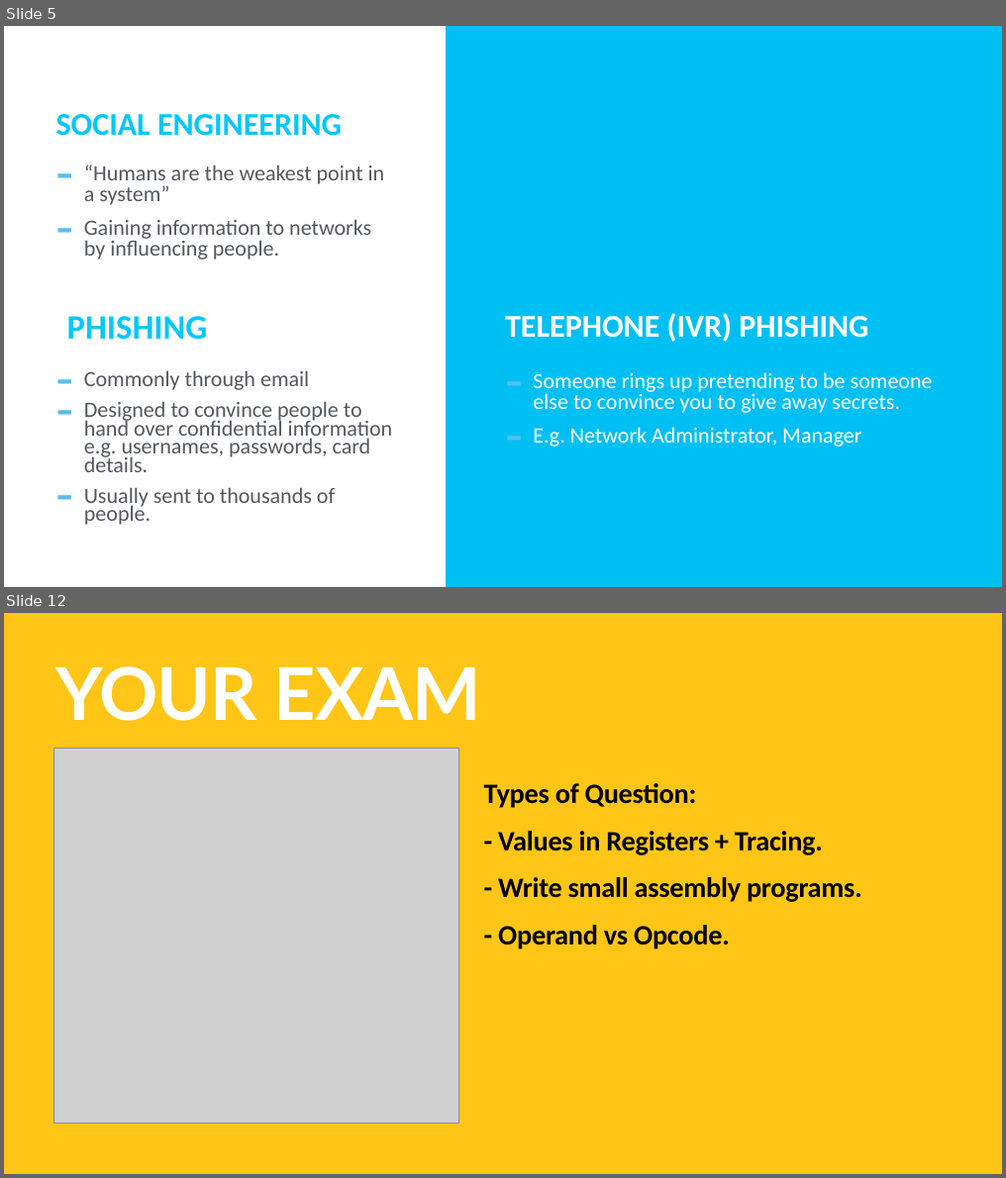
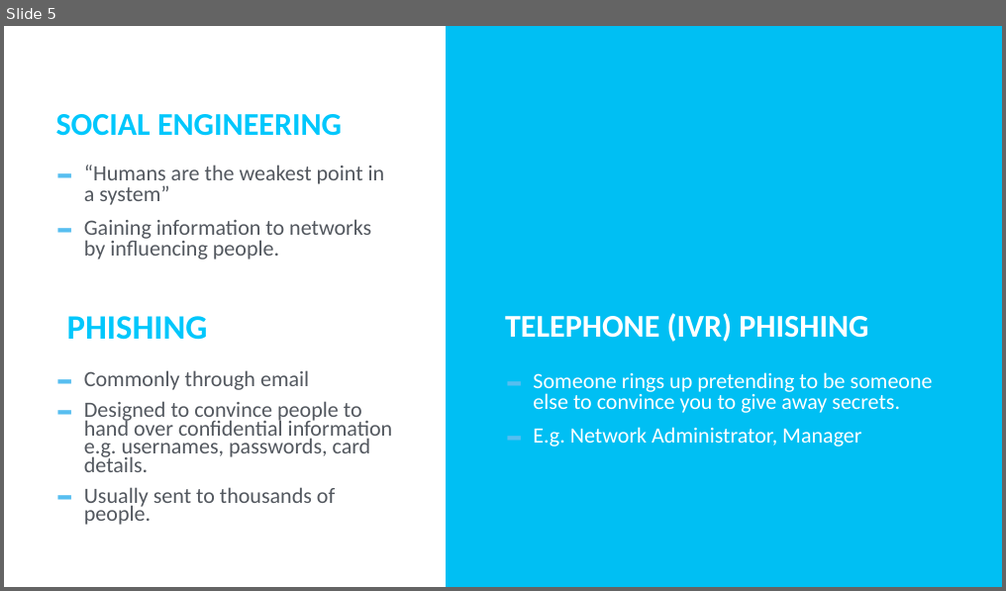
Before and after one commit to TommyWoodley/teaching, a slide deck: Y10/Attacks/AttacksPresentation.pptx. Shown one above the other, each under a label of ours: slides 5 and 12 before the commit, slide 5 after it; the slides between them are not shown. The pictures are 1006x1178 and 1006x591 pixels, drawn with LibreOffice and Linux fonts; fonts in the diff are those of the drawing; grey boxes stand for pictures. Boxes give left, top, right and bottom in pixels: in the first picture for what was removed or moved away, otherwise in the second. Text is boxed around its words. In the diff, an @@ line names an element or a change of style, - is before the commit and + after.

```diff
--- a/Y10/Attacks/AttacksPresentation.pptx
+++ b/Y10/Attacks/AttacksPresentation.pptx
@@ slide 12 removed at <box>4,613,1002,1174</box>, background #FFC617 @@
@@ title removed at <box>56,666,481,721</box> @@
-YOUR EXAM
@@ picture removed at <box>54,748,458,1123</box> @@
@@ text removed at <box>484,783,862,950</box> @@
-Types of Question:
-- Values in Registers + Tracing.
-- Write small assembly programs.
-- Operand vs Opcode.
```
Also in this commit, not shown: 4 slides added, 7 other slides removed, 1 other file.
